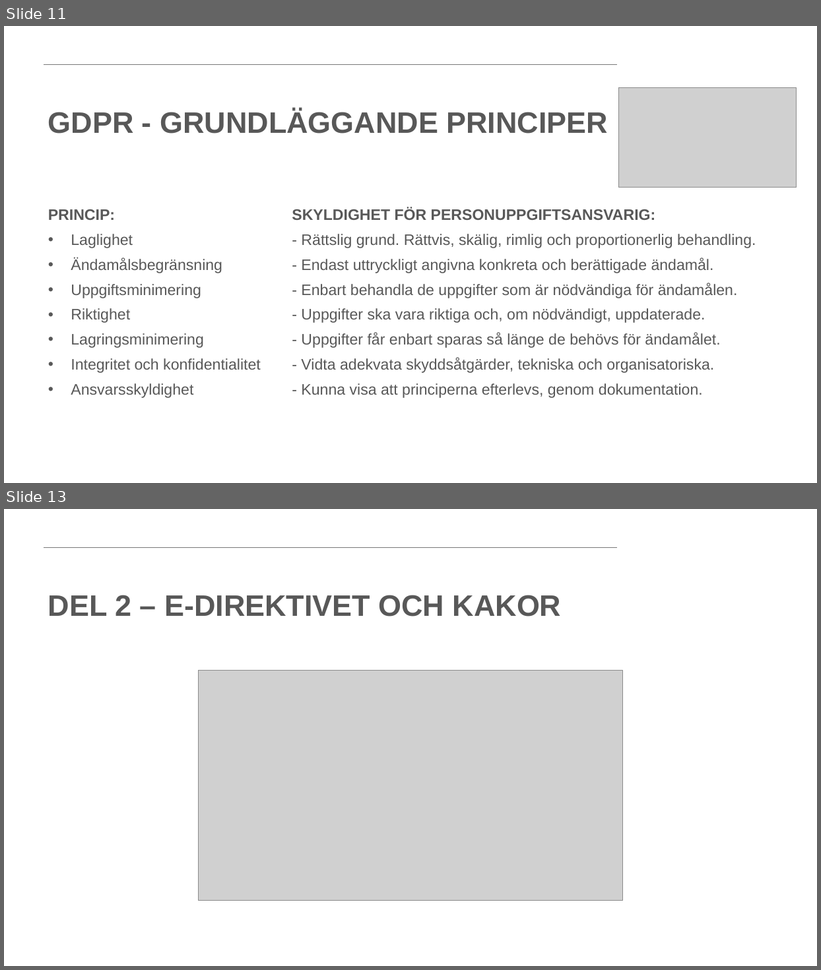
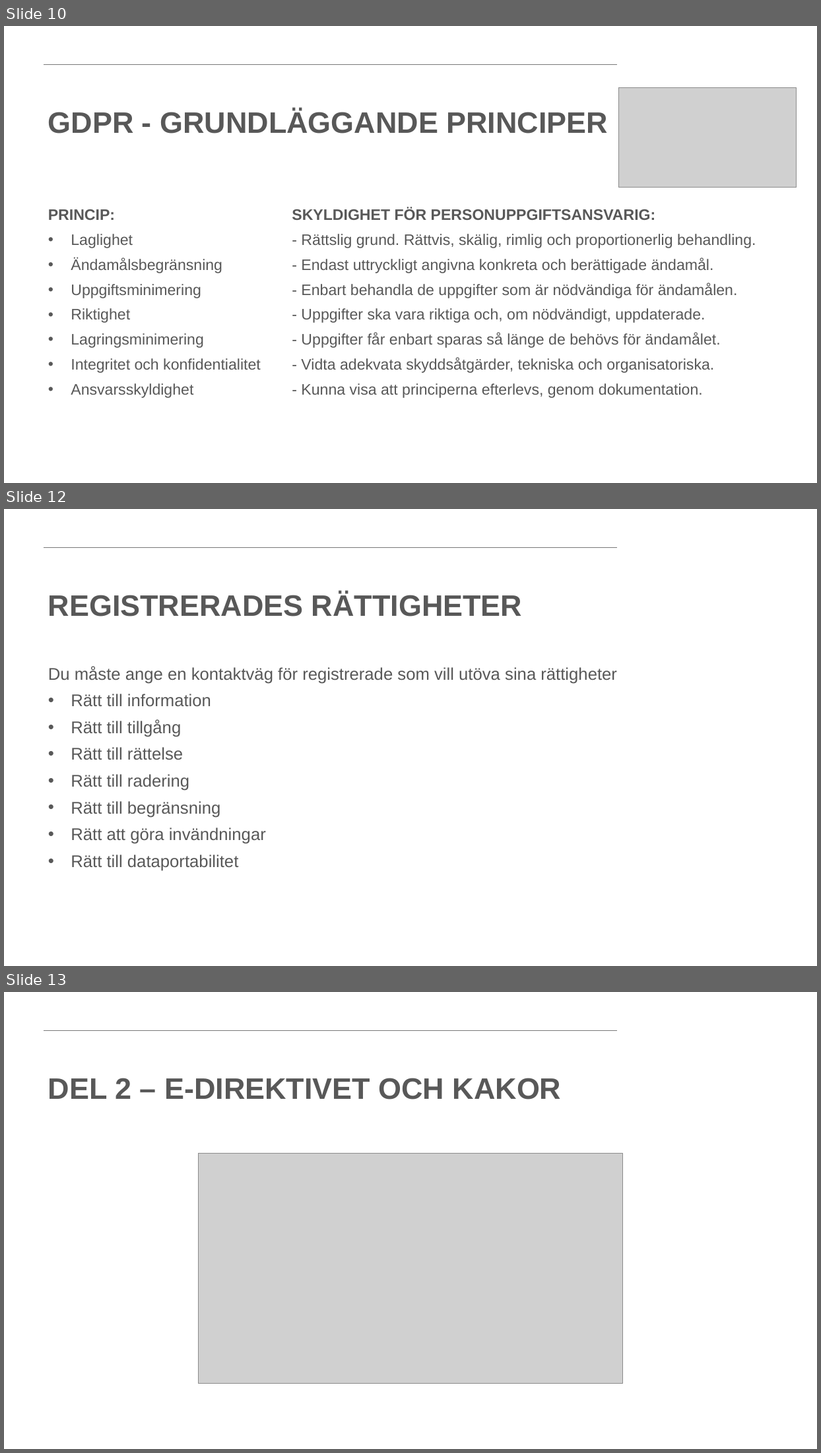
Before and after one commit to PeppeL-G/course-material, a slide deck: src/lectures/gdpr/gdpr.pptx. Shown one above the other, each under a label of ours: slides 11 and 13 before the commit, slides 10, 12 and 13 after it; the slides between them are not shown. The pictures are 821x970 and 821x1453 pixels, drawn with LibreOffice and Linux fonts; fonts in the diff are those of the drawing; grey boxes stand for pictures; background and template pictures are left out. Boxes give left, top, right and bottom in pixels: in the first picture for what was removed or moved away, otherwise in the second. Text is boxed around its words. In the diff, an @@ line names an element or a change of style, - is before the commit and + after.

```diff
--- a/src/lectures/gdpr/gdpr.pptx
+++ b/src/lectures/gdpr/gdpr.pptx
@@ slide 12 added at <box>4,509,817,966</box>, background #FFFFFF; not listed: 1 template element that a slide beside it also shows @@
@@ title added at <box>48,593,522,617</box>, 35 pt, text #585858, bold @@
+REGISTRERADES RÄTTIGHETER
@@ text added at <box>48,666,617,871</box>, 20 pt, text #585858 @@
+Du måste ange en kontaktväg för registrerade som vill utöva sina rättigheter
+• Rätt till information
+• Rätt till tillgång
+• Rätt till rättelse
+• Rätt till radering
+• Rätt till begränsning
+• Rätt att göra invändningar
+• Rätt till dataportabilitet
@@ what was slide 11 is now slide 10 @@
```
Also in this commit, not shown: 9 slides changed, 1 slide removed, 2 other files.
